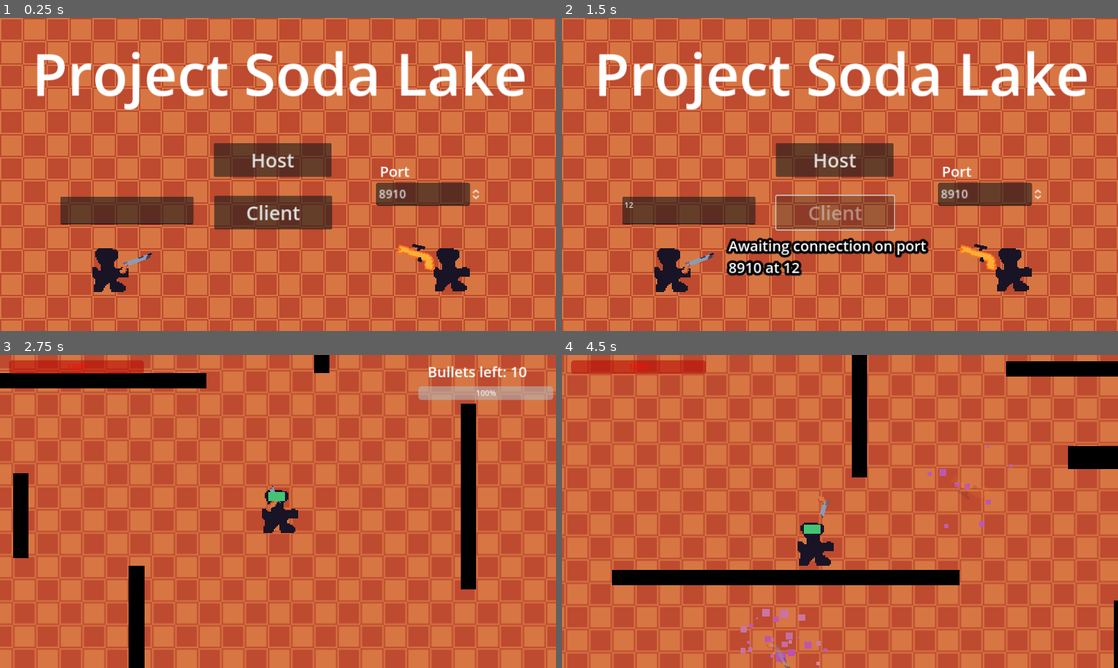
Above: before the commit, frames 1-4 (two rows, left to right).
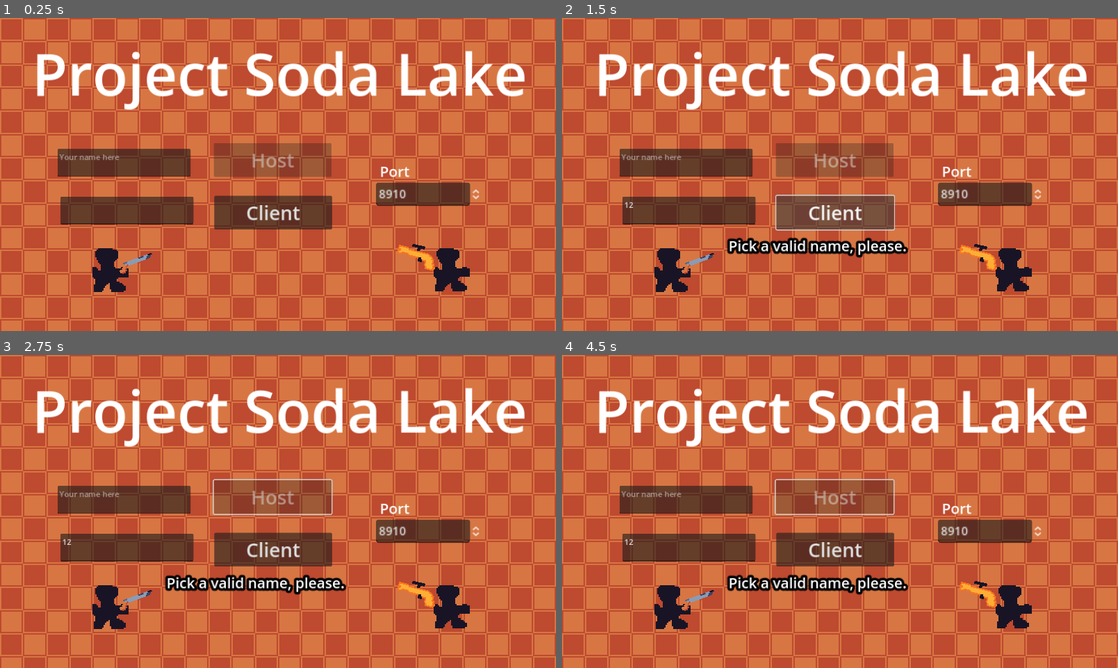
Above: after the commit, the same moments.

Repository: Deojee/project-sodalake
Game: Godot game, scene res://scenes/main_menu.tscn
Two runs of this game, one before a commit and one after it. Both use one fixed random seed, a clock stepped at 60 frames per second and the inputs below. The engine's default icon, where the game draws it, is replaced by a stand-in: a white triangle on a blue panel in a dark square.
Inputs (mouse positions are in pixels of both pictures, inside the frame that each line leads up to):
- Up to frame 1 (0.25 s): no input
- Up to frame 2 (1.5 s): click (689, 212) at 0.52 s; type "12" at 0.6 s; click "Client" at 1.25 s
- Up to frame 3 (2.75 s): click (272, 495) at 2 s, where only the run before the commit has a clickable "Host"
- Up to frame 4 (4.5 s): move the mouse to (962, 495) at 2.77 s; press the mouse at (962, 495) at 2.78 s; hold D (right) 2.78-3.53 s; move the mouse to (728, 527) at 3.52 s; release the mouse at (728, 527) at 3.53 s; hold S (down) 3.53-4.28 s; tap Shift (sprint) at 3.6 s; move the mouse to (895, 442) at 4.27 s; hold D (right) from 4.28 s (still down); right-click (895, 442) at 4.35 s

The runs differ from the first frame. In frame 1, 4.4% of the frame differs, in the area x 10-60%, y 40-51%; in frame 2, 8.5%; in frame 3, 59%; in frame 4, 76%, in the area x 0-100%, y 0-100%.

Commit message:
hotfixes

Diff:
--- a/scenes/avatar.tscn
+++ b/scenes/avatar.tscn
@@ -28,6 +28,14 @@
 properties/5/spawn = true
 properties/5/sync = true
 properties/5/watch = false
+properties/6/path = NodePath("nameTag:text")
+properties/6/spawn = true
+properties/6/sync = true
+properties/6/watch = false
+properties/7/path = NodePath("gun:flip_v")
+properties/7/spawn = true
+properties/7/sync = true
+properties/7/watch = false
 
 [sub_resource type="CapsuleShape2D" id="CapsuleShape2D_k0hrq"]
 radius = 23.0
@@ -74,3 +82,12 @@
 offset_right = 40.0
 offset_bottom = 23.0
 text = "false"
+
+[node name="nameTag" type="Label" parent="."]
+offset_left = -70.0
+offset_top = -80.0
+offset_right = 71.0
+offset_bottom = -54.0
+text = "frederick"
+horizontal_alignment = 1
+clip_text = true
--- a/scenes/main_menu.tscn
+++ b/scenes/main_menu.tscn
@@ -98,6 +98,13 @@
 offset_right = 401.0
 offset_bottom = 428.0
 
+[node name="nameTag" type="TextEdit" parent="."]
+offset_left = 119.0
+offset_top = 271.0
+offset_right = 395.0
+offset_bottom = 329.0
+placeholder_text = "Your name here"
+
 [connection signal="pressed" from="Host" to="." method="_on_host_pressed"]
 [connection signal="pressed" from="Client" to="." method="_on_client_pressed"]
 [connection signal="value_changed" from="port" to="." method="_on_port_value_changed"]
--- a/scenes/player.tscn
+++ b/scenes/player.tscn
@@ -1,8 +1,7 @@
-[gd_scene load_steps=6 format=3 uid="uid://btiyjph3m6gwl"]
+[gd_scene load_steps=5 format=3 uid="uid://btiyjph3m6gwl"]
 
 [ext_resource type="Script" path="res://scripts/Player.gd" id="1_5f547"]
 [ext_resource type="Texture2D" uid="uid://ixf0vdsksjix" path="res://textures/New player (1).png" id="2_m42rr"]
-[ext_resource type="PackedScene" uid="uid://dtctxjmhx5ju0" path="res://scenes/gun.tscn" id="3_6n0ac"]
 [ext_resource type="PackedScene" uid="uid://cye1y4d8a5eio" path="res://scenes/playerCamera.tscn" id="4_dgk2h"]
 
 [sub_resource type="CapsuleShape2D" id="CapsuleShape2D_jdkhq"]
@@ -22,8 +21,6 @@
 [node name="CollisionShape2D" type="CollisionShape2D" parent="." groups=["player"]]
 shape = SubResource("CapsuleShape2D_jdkhq")
 
-[node name="gun" parent="." instance=ExtResource("3_6n0ac")]
-
 [node name="Node2D" parent="." instance=ExtResource("4_dgk2h")]
 
 [node name="debug" type="Label" parent="."]
--- a/scenes/world.tscn
+++ b/scenes/world.tscn
@@ -31,6 +31,7 @@
 sources/1 = SubResource("TileSetAtlasSource_mowqy")
 
 [node name="World" type="Node2D" groups=["world"]]
+texture_filter = 1
 script = ExtResource("1_g5g1f")
 avatar_scene = ExtResource("2_78h85")
 
--- a/scripts/Globals.gd
+++ b/scripts/Globals.gd
@@ -4,6 +4,7 @@
 var peer
 var is_server = false
 var multiplayerId = 1
+var nameTag = ""
 
 var world
 
--- a/scripts/Player.gd
+++ b/scripts/Player.gd
@@ -18,13 +18,13 @@
 var nonsense = false
 var health = 100
 
-var dead = false
+var dead = true
 
 func _ready():
 
 	$debug.text = str(Globals.multiplayerId)
 
-	$gun.setType("pistol")
+
 
 	Globals.player = self
 
--- a/scripts/gunLibrary.gd
+++ b/scripts/gunLibrary.gd
@@ -75,7 +75,7 @@
 		load("res://textures/minigun.png"), # Texture2D path
 		50, # Gun length
 		Vector2(10, 0), # Offset vector
-		10, # ammo count
+		40, # ammo count
 		20, # Fire rate per second
 		10, # Recoil
 		15, # Bullet spread (degrees)
@@ -118,7 +118,7 @@
 			load("res://textures/lil bullet.png"), # Texture2D path
 			Vector2(0, 0), # Offset vector
 			10, # Collision shape size
-			10, # Bullet damage
+			20, # Bullet damage
 			600, # Bullet range
 			1000, # Bullet speed
 			1000 #knockback
--- a/scripts/main_menu.gd
+++ b/scripts/main_menu.gd
@@ -28,8 +28,32 @@
 
 # Called every frame. 'delta' is the elapsed time since the previous frame.
 func _process(delta):
+
+	if nameIsValid():
+		$Host.disabled = false
+	else:
+		$Host.disabled = true
+
+	var playerName = $nameTag.text
+
+
+	var censoredName = censorSwears(playerName)
+
+	if censoredName != $nameTag.text:
+		$nameTag.text = censoredName
+	Globals.nameTag = censoredName
+
 	pass
 
+func censorSwears(realName: String) -> String:
+	var swears = ["fag","faggot","bitch","slut","whore","fuck","bastard","nigger","chink","nigga","shit","toucher","penis","vagina","pussy","ass","cum","jizz"]  # Replace with actual swears
+	var censoredName = realName
+	for swear in swears:
+		var temp = ""
+		for i in len(swear):
+			temp += "#"
+		censoredName = censoredName.replacen(swear, temp )
+	return censoredName
 
 func _on_host_pressed():
 
@@ -47,9 +71,12 @@
 
 	pass # Replace with function body.
 
-var setUpConnections = false
 
 func _on_client_pressed():
+
+	if not nameIsValid():
+		$awaiting.text = "Pick a valid name, please."
+		return
 
 	Globals.peer = ENetMultiplayerPeer.new()
 
@@ -59,6 +86,10 @@
 	$awaiting.text = "Awaiting connection on port " + str(port) + " at " + $address.text
 
 	$Client.disabled = true
+
+
+func nameIsValid():
+	return len($nameTag.text) >= 3 and len($nameTag.text) <= 20
 
 
 func connectedToServer():
--- a/scripts/world.gd
+++ b/scripts/world.gd
@@ -32,6 +32,9 @@
 			totalPlayers += 1
 
 	if livingPlayers < 2 && totalPlayers > 1:
+		resetGame()
+
+	if livingPlayers == 0 and totalPlayers == 1:
 		resetGame()
 
 	pass
